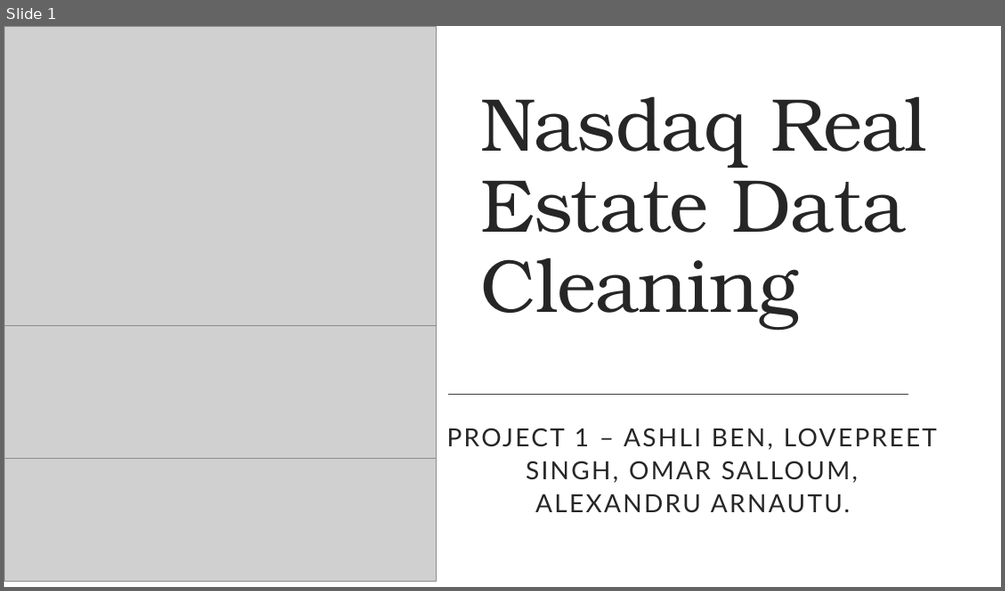
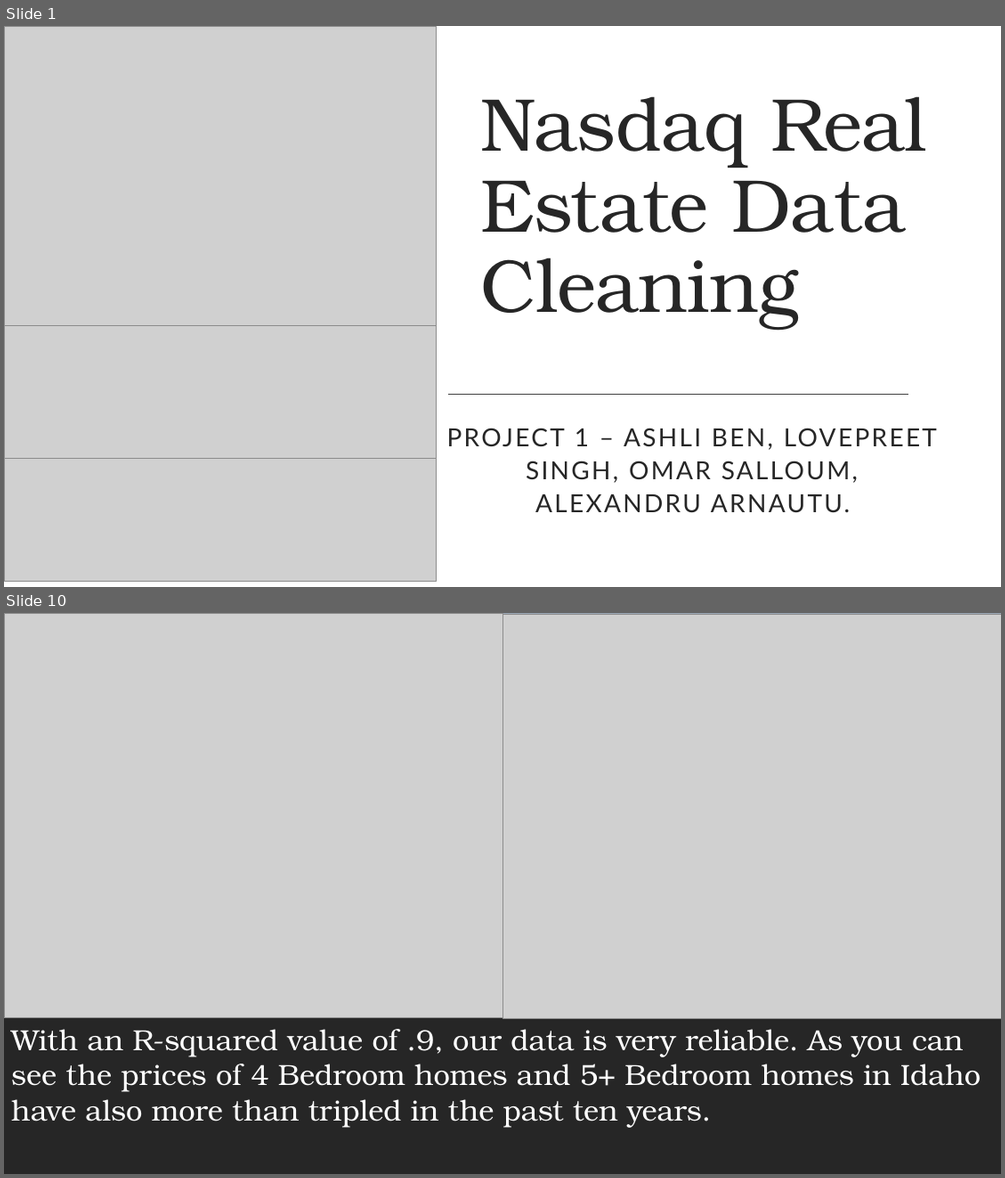
Before and after one commit to Arnawutu/Project1Group10, a slide deck: Main_Data/Nasdaq Real Estate Data Cleaning.pptx. Shown one above the other, each under a label of ours: slide 1 before the commit, slides 1 and 10 after it; the slides between them are not shown. The pictures are 1005x591 and 1005x1178 pixels, drawn with LibreOffice and Linux fonts; fonts in the diff are those of the drawing; grey boxes stand for pictures. Boxes give left, top, right and bottom in pixels: in the first picture for what was removed or moved away, otherwise in the second. Text is boxed around its words. In the diff, an @@ line names an element or a change of style, - is before the commit and + after.

```diff
--- a/Main_Data/Nasdaq Real Estate Data Cleaning.pptx
+++ b/Main_Data/Nasdaq Real Estate Data Cleaning.pptx
@@ slide 10 added at box(4, 613, 1001, 1174), background #FFFFFF; not listed: 1 template element that a slide beside it also shows @@
@@ rectangle added at box(4, 613, 1001, 1174), fill #9BA8B7 @@
@@ picture added at box(4, 613, 502, 1018) @@
@@ picture added at box(502, 615, 1001, 1018) @@
@@ rectangle added at box(4, 1018, 1001, 1174), fill #262626 @@
@@ text added at box(11, 1029, 980, 1127), 28 pt, text #FFFFFF @@
+With an R-squared value of .9, our data is very reliable. As you can see the prices of 4 Bedroom homes and 5+ Bedroom homes in Idaho have also more than tripled in the past ten years.
```
Also in this commit, not shown: 7 slides changed, 10 other slides added, 2 slides removed, 1 other file.
